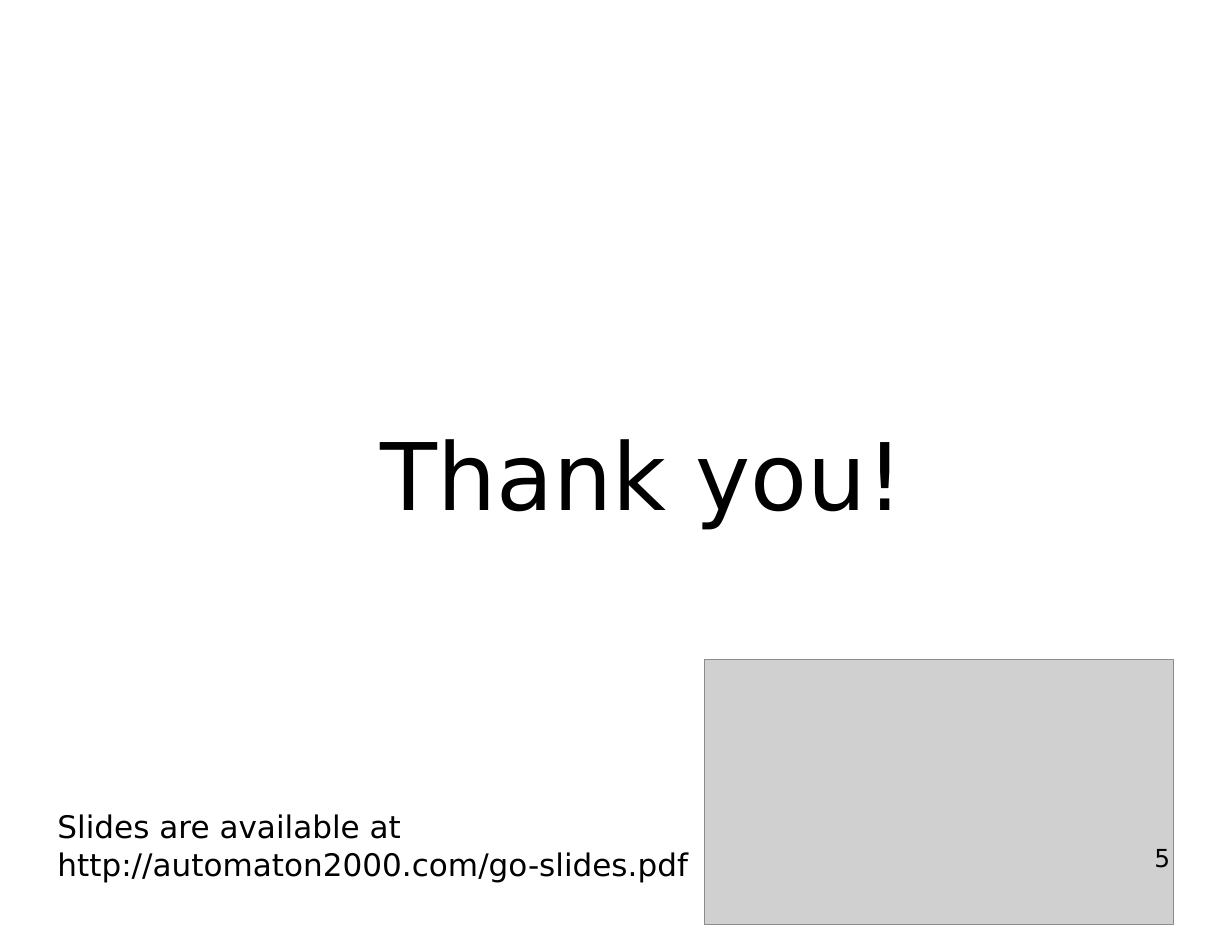
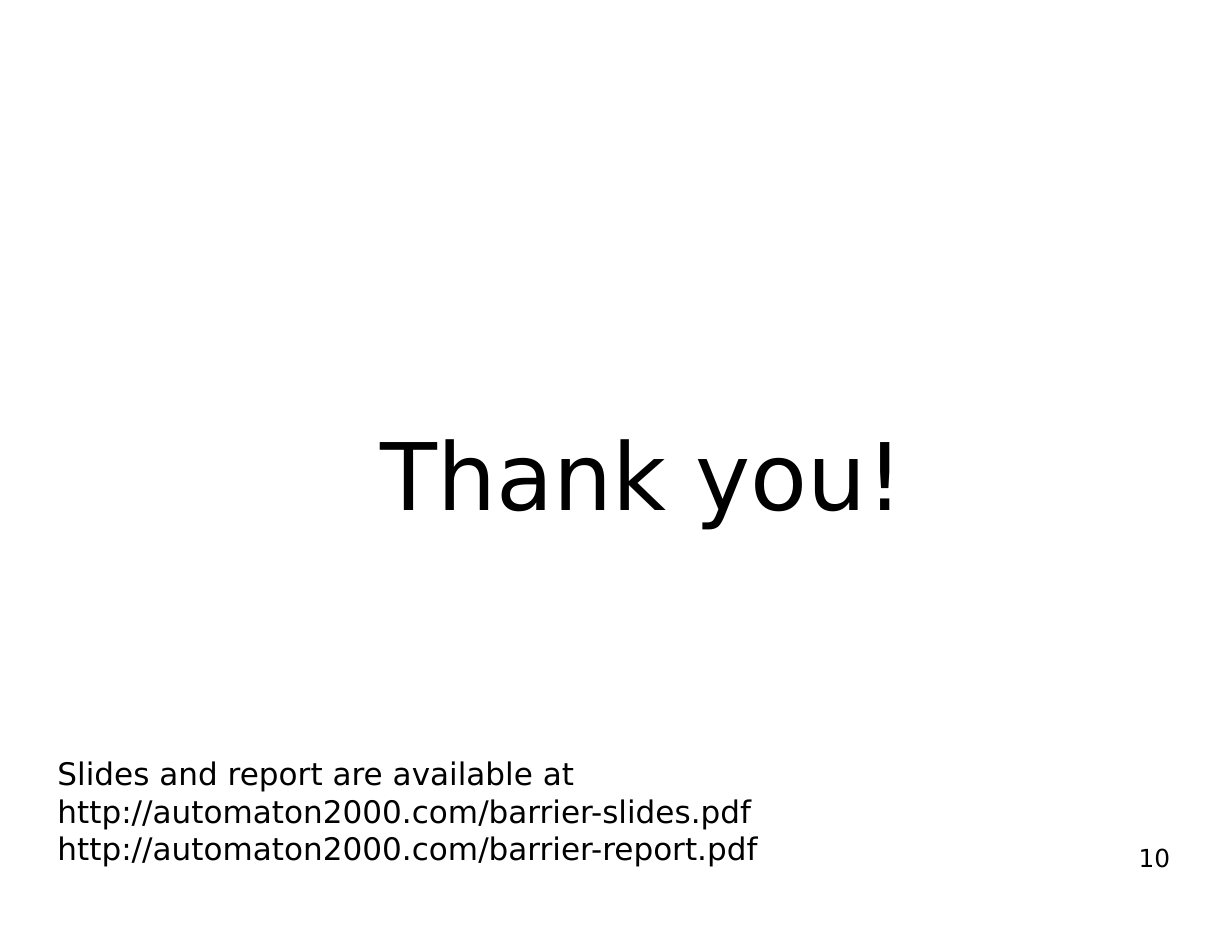
Before and after one commit to hydroo/minor-thesis-barriers, a slide deck: slide 10 of presentation/slides.odp (slide 5 before the commit). Drawn at 1232x925 pixels with LibreOffice and Linux fonts; fonts in the diff are those of the drawing; grey boxes stand for pictures. Boxes give left, top, right and bottom in pixels: in the first picture for what was removed or moved away, otherwise in the second. Text is boxed around its words. In the diff, an @@ line names an element or a change of style, - is before the commit and + after.

```diff
--- a/presentation/slides.odp
+++ b/presentation/slides.odp
@@ picture removed at (x1=704, y1=660, x2=1174, y2=925) @@
@@ text at (x1=57, y1=761, x2=757, y2=867): text changed @@
-Slides are available at
-http://automaton2000.com/go-slides.pdf
+Slides and report are available at
+http://automaton2000.com/barrier-slides.pdf
+http://automaton2000.com/barrier-report.pdf
@@ page number at (x1=1139, y1=848, x2=1171, y2=868): text changed @@
-5
+10
```
Also in this commit, not shown: 2 other slides changed, 11 slides added, 2 slides removed, 6 other files.
